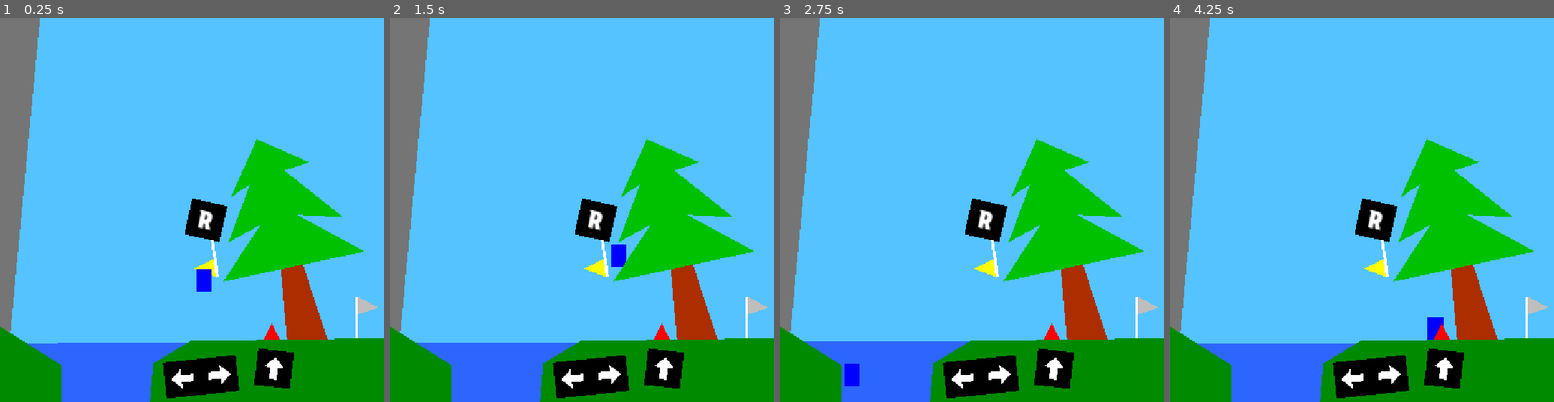
Above: before the commit, frames 1-4 (left to right).
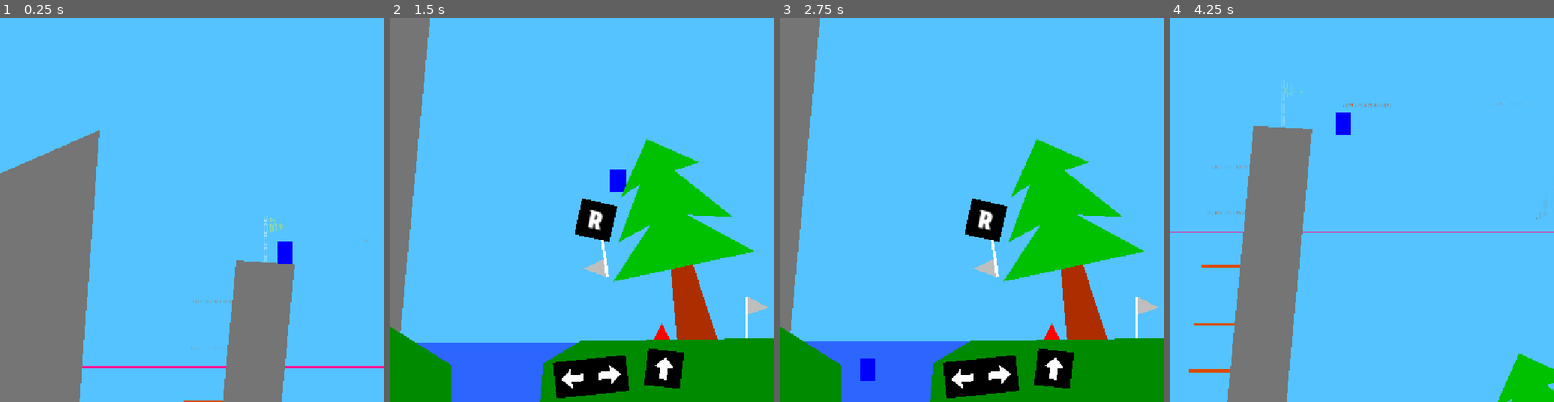
Above: after the commit, the same moments.

Repository: xorblo-doitus/OOB
Game: Godot game, scene res://src/gameplay/world/world.tscn
Same seed, same stepped clock (60 frames per second), same inputs: the game is played once before the commit and once after it.
Inputs:
- Up to frame 1 (0.25 s): no input
- Up to frame 2 (1.5 s): hold D (right) from 0.53 s (still down); tap Space (jump) at 0.77 s
- Up to frame 3 (2.75 s): tap Space (jump) at 1.52 s; release D (right) at 2.03 s; hold Left (left) from 2.03 s (still down)
- Up to frame 4 (4.25 s): release Left (left) at 2.78 s; hold D (right) from 2.78 s (still down); tap Space (jump) at 3.02, 3.77 s

The runs differ from the first frame. In frame 1, 41% of the frame differs, in the area x 0-100%, y 0-100%; in frame 2, 0.6%; in frame 3, 0.6%; in frame 4, 40%.

Commit message:
Reworked some levels

Diff:
--- a/src/gameplay/world/world.tscn
+++ b/src/gameplay/world/world.tscn
@@ -105,16 +105,13 @@
 "float": SubResource("Animation_atomd")
 }
 
-[sub_resource type="SegmentShape2D" id="SegmentShape2D_3rvbt"]
-b = Vector2(0, -128)
-
 [node name="World" type="Node2D"]
 script = ExtResource("1_nomqr")
 
 [node name="Player" parent="." instance=ExtResource("2_enicr")]
 unique_name_in_owner = true
 z_index = -64
-position = Vector2(272, 317)
+position = Vector2(53, -178)
 
 [node name="Camera2D" type="Camera2D" parent="."]
 unique_name_in_owner = true
@@ -142,7 +139,7 @@
 [node name="Grass2" parent="." instance=ExtResource("6_t1arw")]
 position = Vector2(204, 487)
 color = Color(0, 0.545098, 0, 1)
-polygon = PackedVector2Array(341, -61, 481, -51, 833, -30, 839, 106, -8, 64, 0, -27, 50, -57)
+polygon = PackedVector2Array(341, -61, 481, -51, 833, -30, 1160, -30, 1125, 79, 839, 106, -8, 64, 0, -27, 50, -57)
 
 [node name="Rock1" parent="." instance=ExtResource("6_t1arw")]
 position = Vector2(1021, 106)
@@ -395,6 +392,11 @@
 material = ExtResource("5_gag1f")
 position = Vector2(27, -171)
 
+[node name="RespawnPoint7" parent="." instance=ExtResource("8_str6s")]
+material = ExtResource("5_gag1f")
+position = Vector2(103, 658)
+rotation = -0.670509
+
 [node name="RespawnPoint5" parent="." instance=ExtResource("8_str6s")]
 material = ExtResource("5_gag1f")
 position = Vector2(-286, 798)
@@ -450,67 +452,16 @@
 [node name="WoodenPlat" type="Node2D" parent="."]
 
 [node name="OneWayPlateform3" parent="WoodenPlat" instance=ExtResource("6_2wxex")]
-position = Vector2(1191, 464)
-width = 330.0
-
-[node name="StaticBody2D" type="StaticBody2D" parent="WoodenPlat"]
-position = Vector2(1354, 465)
-
-[node name="Line2D" type="Line2D" parent="WoodenPlat/StaticBody2D"]
-modulate = Color(0.858824, 0.294118, 0, 1)
-points = PackedVector2Array(0, -128, 0, 0)
-width = 4.0
-
-[node name="CollisionShape2D" type="CollisionShape2D" parent="WoodenPlat/StaticBody2D"]
-position = Vector2(-2, 0)
-shape = SubResource("SegmentShape2D_3rvbt")
-
-[node name="ColorRect" type="ColorRect" parent="WoodenPlat/StaticBody2D"]
-offset_left = -4.0
-offset_top = -136.0
-offset_right = 4.0
-offset_bottom = -128.0
+position = Vector2(1352, 401)
+rotation = -1.57079
+width = 128.0
+
+[node name="ColorRect" type="ColorRect" parent="WoodenPlat/OneWayPlateform3"]
+offset_left = 64.0
+offset_top = -2.0004
+offset_right = 72.0
+offset_bottom = 5.9996
 color = Color(0.858824, 0.294118, 0, 1)
-
-[node name="Pillar" type="Line2D" parent="WoodenPlat"]
-modulate = Color(0.858824, 0.294118, 0, 1)
-position = Vector2(1116, 596)
-points = PackedVector2Array(0, -128, 0, 0)
-width = 4.0
-
-[node name="Pillar2" type="Line2D" parent="WoodenPlat"]
-modulate = Color(0.858824, 0.294118, 0, 1)
-position = Vector2(1265, 596)
-points = PackedVector2Array(0, -128, 0, 0)
-width = 4.0
-
-[node name="Pillar3" type="Line2D" parent="WoodenPlat"]
-modulate = Color(0.858824, 0.294118, 0, 1)
-position = Vector2(1221, 591)
-rotation = 0.261799
-points = PackedVector2Array(0, -128, 0, 0)
-width = 4.0
-
-[node name="Pillar4" type="Line2D" parent="WoodenPlat"]
-modulate = Color(0.858824, 0.294118, 0, 1)
-position = Vector2(1072, 590)
-rotation = 0.261799
-points = PackedVector2Array(0, -128, 0, 0)
-width = 4.0
-
-[node name="Pillar5" type="Line2D" parent="WoodenPlat"]
-modulate = Color(0.858824, 0.294118, 0, 1)
-position = Vector2(1160, 591)
-rotation = -0.261799
-points = PackedVector2Array(0, -128, 0, 0)
-width = 4.0
-
-[node name="Pillar6" type="Line2D" parent="WoodenPlat"]
-modulate = Color(0.858824, 0.294118, 0, 1)
-position = Vector2(1309, 591)
-rotation = -0.261799
-points = PackedVector2Array(0, -128, 0, 0)
-width = 4.0
 
 [node name="OOBground2" parent="." instance=ExtResource("6_t1arw")]
 material = ExtResource("5_gag1f")
Not shown: 1 places in src/gameplay/world/world.tscn that only renumber resources
